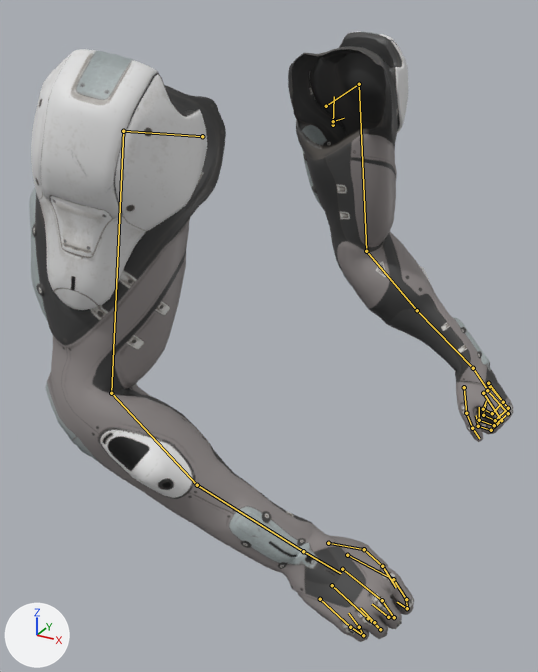
Before and after pictures for a commit that changed the FBX model Victor/exports/Arms/FirstPerson_ClimbLow.fbx.
Rendered twice from a camera (50 mm lens) standing at (0.669, -0.914, 0.138) and looking at (0.2, -0.062, -0.288). Arrows for +X, +Y and +Z are at lower left; the lights stay in place. The first picture is the older version. Both versions are drawn at frame 13 of the action 'Scene'; the numbers are the values there. The bones that bend it are drawn over the model as lines.

Names of what the first picture shows: 'SK_Wraith'.
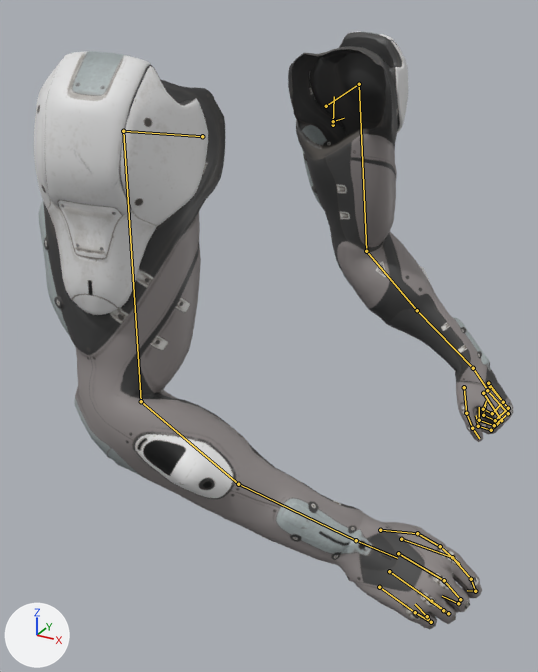
What the commit changed:
Bone 'DEF_shoulder.R.001' (bone_def_shoulder_r_001) turns from (-42, -17, 43) to (-34, -18, 43) degrees about its own x, y and z.
Bone 'DEF_index.R.002' (bone_def_index_r_002) turns from (25, 15, 15) to (20, 15, 15) degrees about its own x, y and z.
Bone 'DEF_index.R.003' (bone_def_index_r_003) turns from (24, 0, 0) to (19, 0, 0) degrees about its own x, y and z.
Bone 'DEF_middle.R.002' (bone_def_middle_r_002) turns from (34, 0, 4) to (29, 0, 4) degrees about its own x, y and z.
Bone 'DEF_middle.R.003' (bone_def_middle_r_003) turns from (41, 0, 0) to (36, 0, 0) degrees about its own x, y and z.
Bone 'DEF_ring.R.002' (bone_def_ring_r_002) turns from (31, -1, -4) to (26, -1, -4) degrees about its own x, y and z.
Bone 'DEF_ring.R.004' (bone_def_ring_r_004) turns from (47, 0, 0) to (42, 0, 0) degrees about its own x, y and z.
Bone 'DEF_pinky.R.002' (bone_def_pinky_r_002) turns from (26, -5, -13) to (21, -5, -13) degrees about its own x, y and z.
Bone 'DEF_pinky.R.004' (bone_def_pinky_r_004) turns from (44, 0, 0) to (39, 0, 0) degrees about its own x, y and z.
Bone 'DEF_thumb.R.002' (bone_def_thumb_r_002) turns from (22, 0, 0) to (18, 0, 0) degrees about its own x, y and z.

Pixel boxes [x1, y1, x2, y2] of what changed, in the pictures (538 x 672 px):
'SK_Wraith', posed: before [29, 31, 514, 642]; after [34, 31, 514, 629]
bone 'DEF_shoulder.R.001', root to tip: before (123, 131) to (111, 393); after (123, 131) to (141, 401)
bone 'DEF_index.R.002', root to tip: before (393, 579) to (406, 599); after (452, 557) to (471, 579)
bone 'DEF_index.R.003', root to tip: before (406, 599) to (407, 608); after (471, 579) to (475, 591)
bone 'DEF_middle.R.002', root to tip: before (382, 600) to (394, 617); after (444, 580) to (460, 599)
bone 'DEF_middle.R.003', root to tip: before (394, 617) to (388, 617); after (460, 599) to (458, 603)
bone 'DEF_ring.R.002', root to tip: before (368, 618) to (380, 629); after (431, 601) to (448, 613)
bone 'DEF_ring.R.004', root to tip: before (374, 622) to (360, 608); after (443, 610) to (428, 599)
bone 'DEF_pinky.R.002', root to tip: before (350, 627) to (363, 635); after (415, 612) to (431, 622)
bone 'DEF_pinky.R.004', root to tip: before (359, 627) to (348, 613); after (427, 616) to (415, 604)
bone 'DEF_thumb.R.002', root to tip: before (364, 549) to (382, 566); after (417, 533) to (440, 546)
